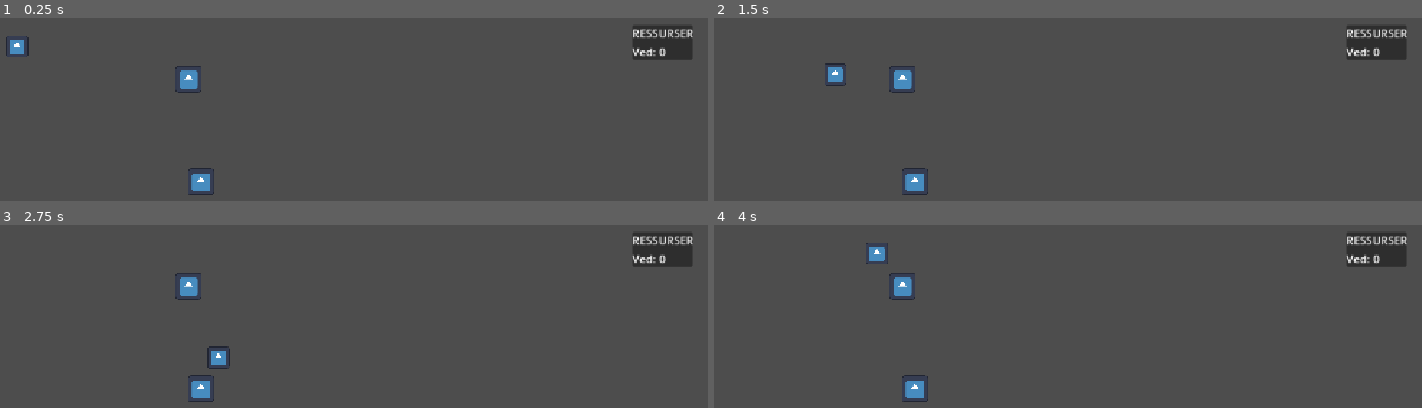
Above: before the commit, frames 1-4 (two rows, left to right).
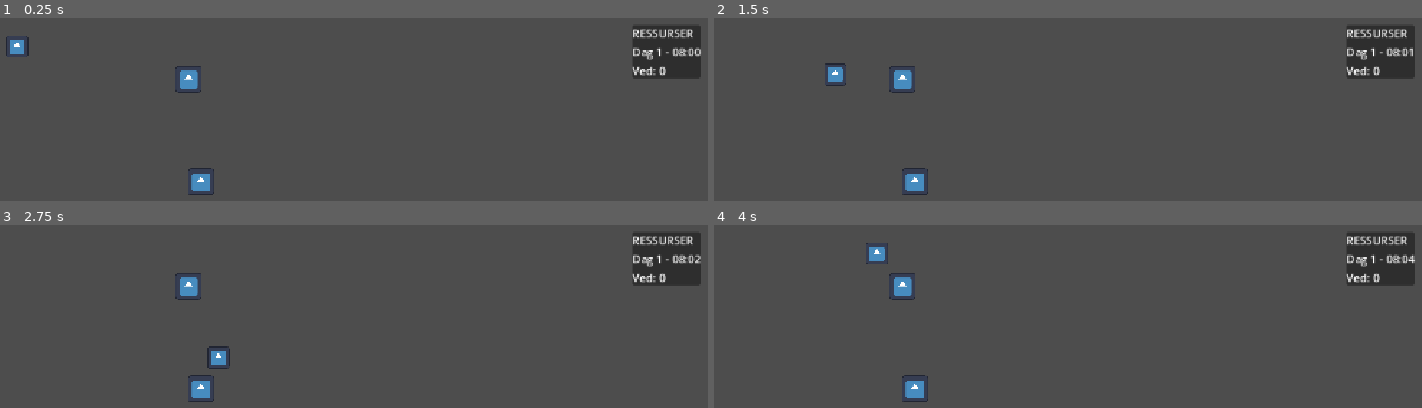
Above: after the commit, the same moments.

Repository: JayPeeJP/Nordgard
Game: Godot game, scene res://scenes/world/farm.tscn
Same seed, same stepped clock (60 frames per second), same inputs: the game is played once before the commit and once after it. The project has no main scene, so this scene is started directly. The engine's default icon, where the game draws it, is replaced by a stand-in: a white triangle on a blue panel in a dark square.
Inputs:
- Up to frame 1 (0.25 s): no input
- Up to frame 2 (1.5 s): tap Enter at 0.5 s; hold D (move_right) 0.53-1.28 s; hold E (interact) 0.53-1.28 s; hold S (move_down) from 1.28 s (still down); tap E (interact) at 1.35 s
- Up to frame 3 (2.75 s): release S (move_down) at 2.03 s; hold D (move_right) from 2.03 s (still down); hold E (interact) from 2.03 s (still down)
- Up to frame 4 (4 s): release D (move_right) at 2.78 s; release E (interact) at 2.78 s; hold W (move_up) 2.78-3.53 s; tap E (interact) at 2.85 s; hold A (move_left) from 3.53 s (still down); hold E (interact) from 3.53 s (still down)

The runs differ from the first frame. In frame 1, 1.4% of the frame differs, in the area x 89-100%, y 4-34%; in frame 2, 1.4%; in frame 3, 1.4%; in frame 4, 1.4%.

Commit message:
feat: add game time system and HUD clock

Diff:
--- /dev/null
+++ b/autoload/game_time.gd
@@ -0,0 +1,39 @@
+extends Node
+
+signal time_changed(day: int, hour: int, minute: int)
+signal day_changed(day: int)
+
+@export var real_seconds_per_game_minute: float = 1.0
+
+var day: int = 1
+var hour: int = 8
+var minute: int = 0
+
+var _timer: float = 0.0
+
+
+func _process(delta: float) -> void:
+	_timer += delta
+
+	if _timer >= real_seconds_per_game_minute:
+		_timer -= real_seconds_per_game_minute
+		advance_minute()
+
+
+func advance_minute() -> void:
+	minute += 1
+
+	if minute >= 60:
+		minute = 0
+		hour += 1
+
+	if hour >= 24:
+		hour = 0
+		day += 1
+		day_changed.emit(day)
+
+	time_changed.emit(day, hour, minute)
+
+
+func get_time_string() -> String:
+	return "%02d:%02d" % [hour, minute]
--- a/project.godot
+++ b/project.godot
@@ -17,6 +17,7 @@
 [autoload]
 
 Inventory="*uid://r62jvomg8pxr"
+GameTime="*uid://cn27i1megc4th"
 
 [display]
 
--- a/scenes/ui/hud.tscn
+++ b/scenes/ui/hud.tscn
@@ -26,6 +26,10 @@
 layout_mode = 2
 text = "RESSURSER"
 
+[node name="TimeLabel" type="Label" parent="InventoryPanel/MarginContainer/VBoxContainer" unique_id=61501149]
+layout_mode = 2
+text = "Dag 1 - 08:00"
+
 [node name="WoodLabel" type="Label" parent="InventoryPanel/MarginContainer/VBoxContainer" unique_id=1239624205]
 layout_mode = 2
 text = "Ved: 0"
--- a/scripts/ui/hud.gd
+++ b/scripts/ui/hud.gd
@@ -1,17 +1,21 @@
 extends Control
 
+@onready var time_label: Label = $InventoryPanel/MarginContainer/VBoxContainer/TimeLabel
 @onready var wood_label: Label = $InventoryPanel/MarginContainer/VBoxContainer/WoodLabel
 
 
 func _ready() -> void:
-	print("HUD READY")
-	print("Wood at start: ", Inventory.get_amount("wood"))
+	Inventory.inventory_changed.connect(update_inventory)
+	GameTime.time_changed.connect(update_time)
 
-	Inventory.inventory_changed.connect(update_inventory)
 	update_inventory()
+	update_time(GameTime.day, GameTime.hour, GameTime.minute)
 
 
 func update_inventory() -> void:
 	var wood := Inventory.get_amount("wood")
-	print("HUD UPDATE - Wood: ", wood)
 	wood_label.text = "Ved: " + str(wood)
+
+
+func update_time(day: int, _hour: int, _minute: int) -> void:
+	time_label.text = "Dag " + str(day) + " - " + GameTime.get_time_string()
Not shown, added: autoload/game_time.gd.uid
